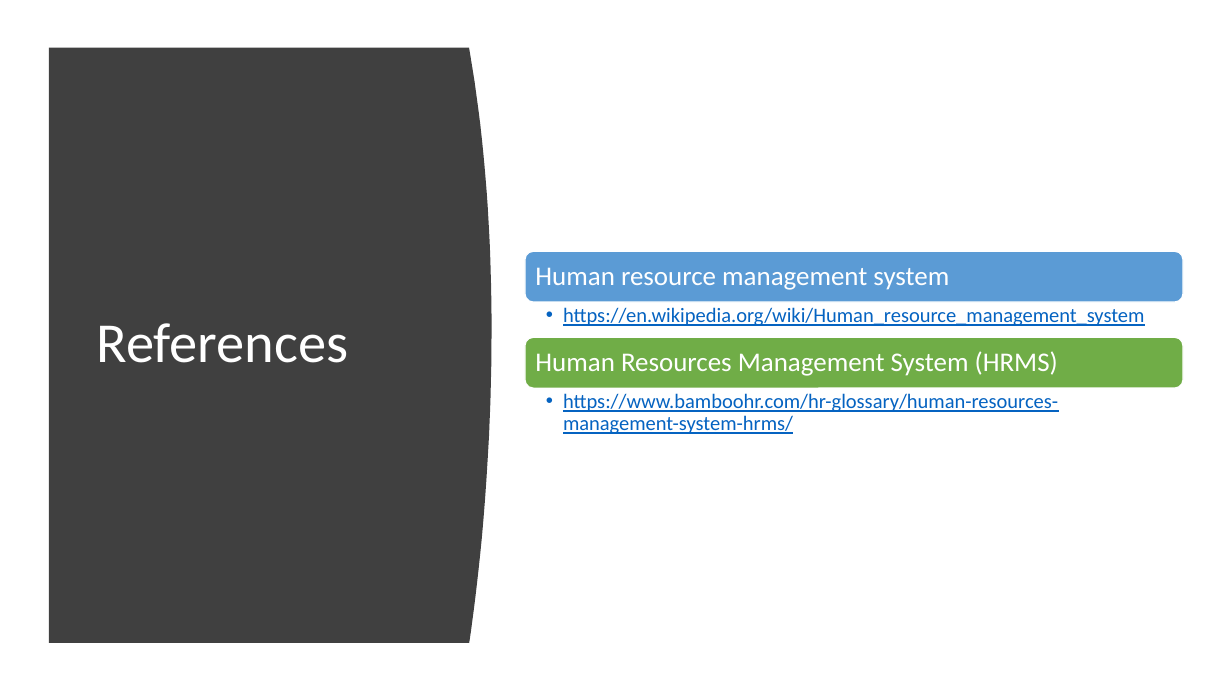
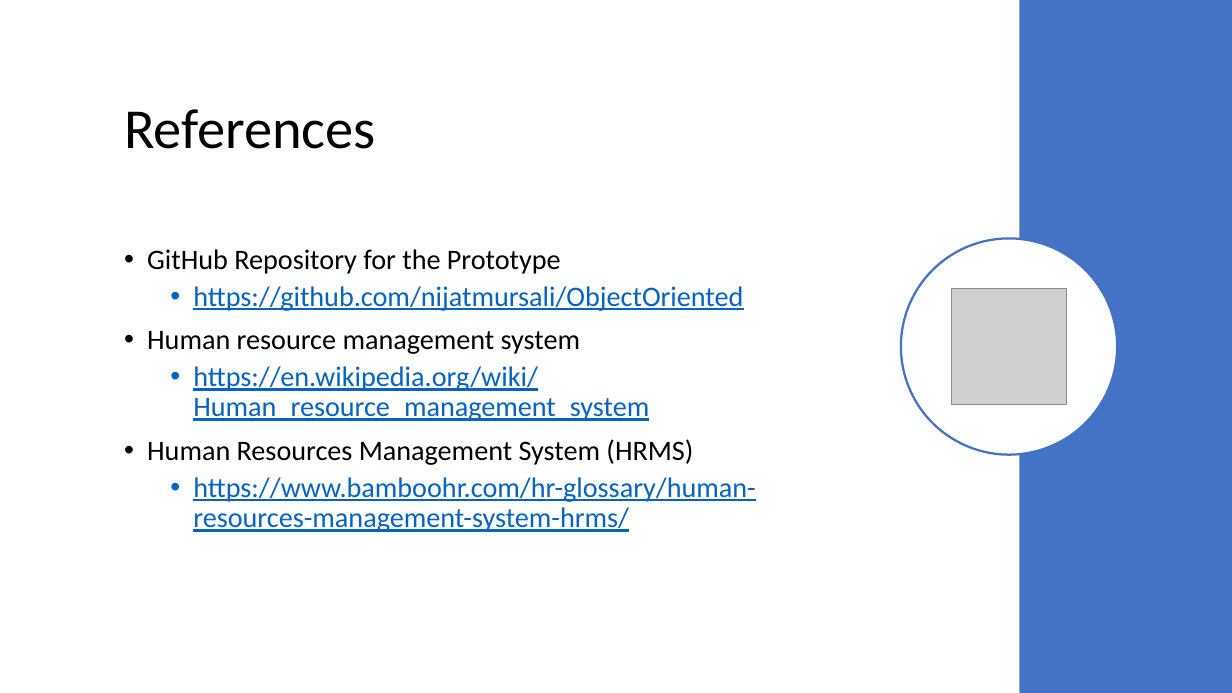
Before and after one commit to nijatmursali/ObjectOriented, a slide deck: slide 13 of Presentation.pptx. Drawn at 1232x693 pixels with LibreOffice and Linux fonts; fonts in the diff are those of the drawing; grey boxes stand for pictures. Boxes give left, top, right and bottom in pixels: in the first picture for what was removed or moved away, otherwise in the second. Text is boxed around its words. In the diff, an @@ line names an element or a change of style, - is before the commit and + after.

Commit message:
prezi finalized

```diff
--- a/Presentation.pptx
+++ b/Presentation.pptx
@@ rectangle added at <box>1019,0,1232,693</box>, fill #4472C4 @@
@@ freeform shape removed at <box>49,48,492,643</box> @@
@@ title "References": place and size @@
-title "References" at <box>96,323,348,363</box>
+title "References" at <box>124,109,376,149</box>
@@ title "References" at <box>124,109,376,149</box>: text colour #FFFFFF to #000000 @@
@@ ellipse added at <box>901,238,1117,455</box>, fill #FFFFFF, outline #4472C4 1.75 pt @@
@@ text added at <box>147,249,755,532</box>, 22 pt, text #0563C1, underline @@
+• GitHub Repository for the Prototype
+  • https://github.com/nijatmursali/ObjectOriented
+• Human resource management system
+  • https://en.wikipedia.org/wiki/Human_resource_management_system
+• Human Resources Management System (HRMS)
+  • https://www.bamboohr.com/hr-glossary/human-resources-management-system-hrms/
@@ picture added at <box>952,289,1067,405</box> @@
@@ group removed at <box>525,251,1183,434</box>: 4 texts, 2 rounded rectangles @@
-Human resource management system
-  • https://en.wikipedia.org/wiki/Human_resource_management_system
-Human Resources Management System (HRMS)
-  • https://www.bamboohr.com/hr-glossary/human-resources-management-system-hrms/
```
